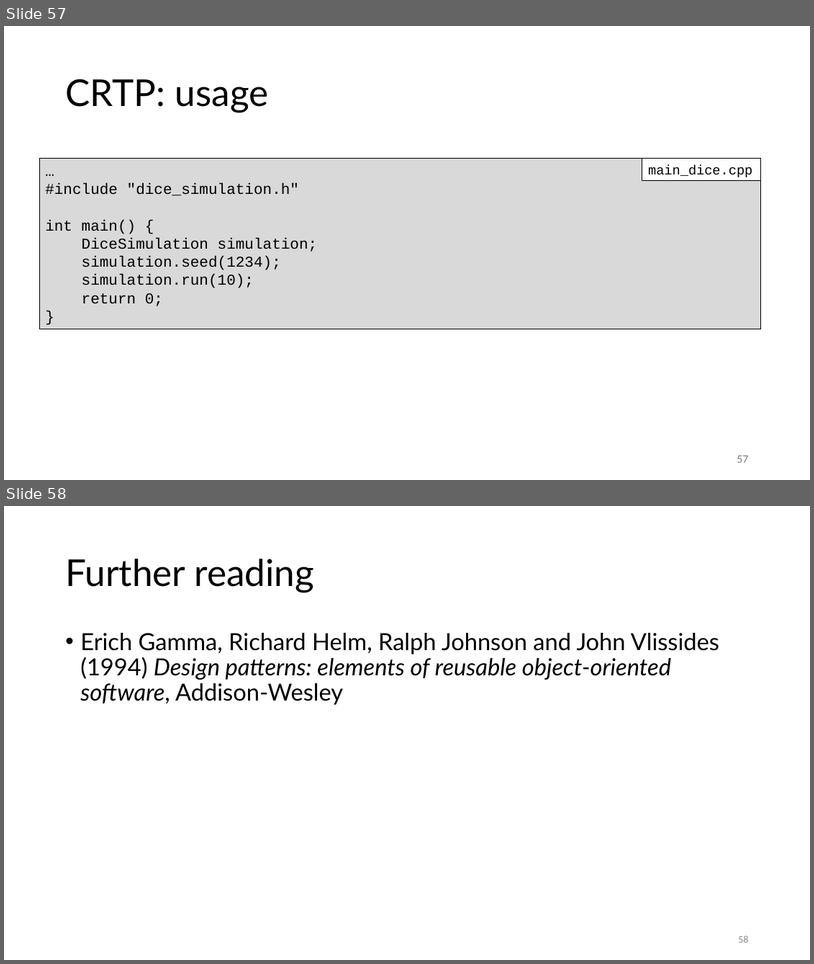
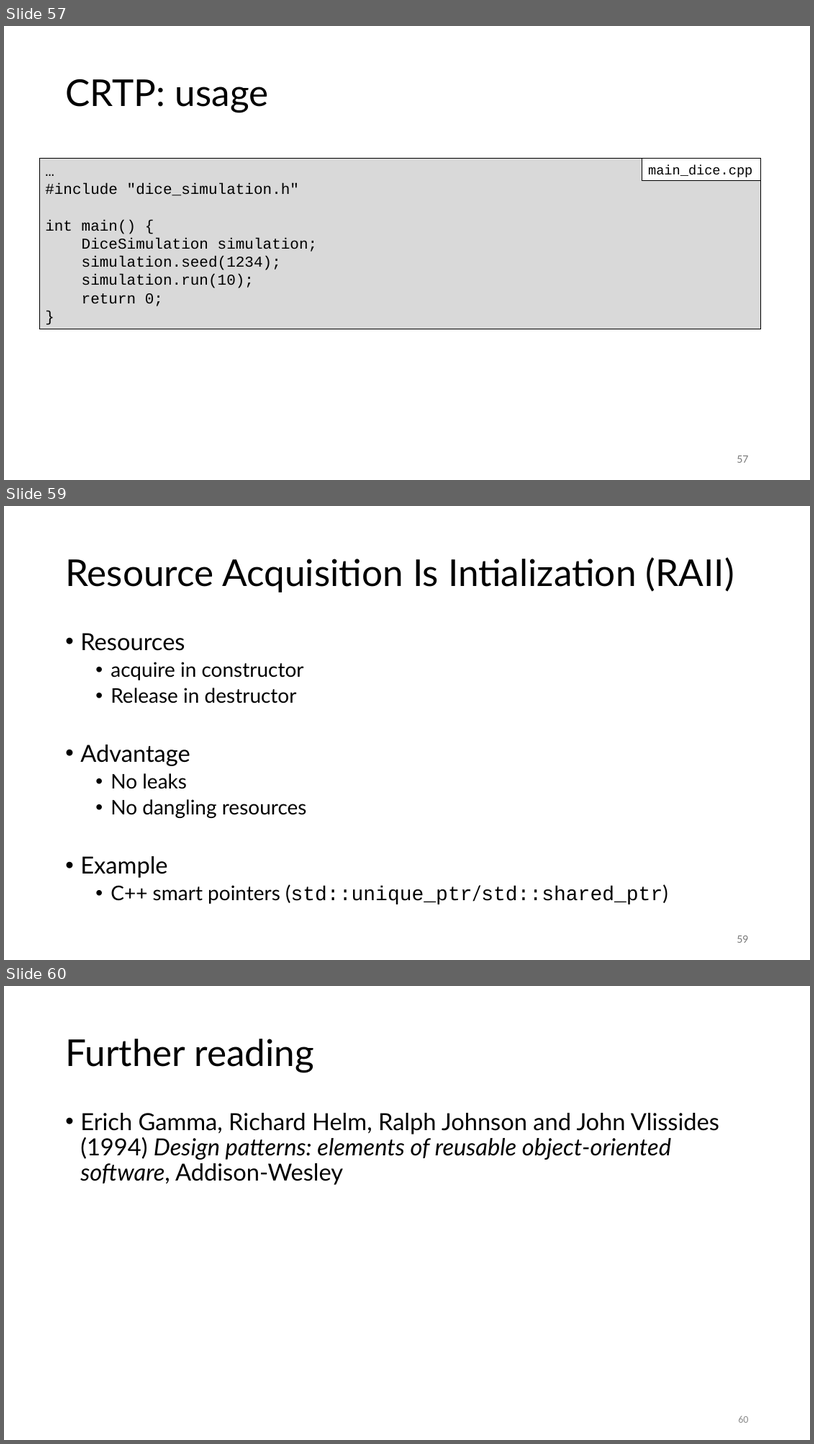
Before and after one commit to gjbex/C-plus-plus-software-engineering, a slide deck: cpp_software_engineering.pptx. Shown one above the other, each under a label of ours: slides 57 and 58 before the commit, slides 57, 59 and 60 after it; the slides between them are not shown. The pictures are 814x964 and 814x1444 pixels, drawn with LibreOffice and Linux fonts; fonts in the diff are those of the drawing. Boxes give left, top, right and bottom in pixels: in the first picture for what was removed or moved away, otherwise in the second. Text is boxed around its words. In the diff, an @@ line names an element or a change of style, - is before the commit and + after.

```diff
--- a/cpp_software_engineering.pptx
+++ b/cpp_software_engineering.pptx
@@ slide 59 added at <box>4,506,810,960</box>, background #FFFFFF @@
@@ title added at <box>65,557,735,592</box>, 44 pt, text #000000 @@
+Resource Acquisition Is Intialization (RAII)
@@ text added at <box>80,633,669,904</box>, 24 pt, text #000000 @@
+• Resources
+  • acquire in constructor
+  • Release in destructor
+• Advantage
+  • No leaks
+  • No dangling resources
+• Example
+  • C++ smart pointers (std::unique_ptr/std::shared_ptr)
@@ page number added at <box>737,935,748,942</box>, 12 pt, text #797979 @@
+59
@@ what was slide 58 is now slide 60 @@
@@ page number at <box>738,1416,748,1422</box>: text changed @@
-58
+60
```
Also in this commit, not shown: 1 slide changed, 1 other slide added.
